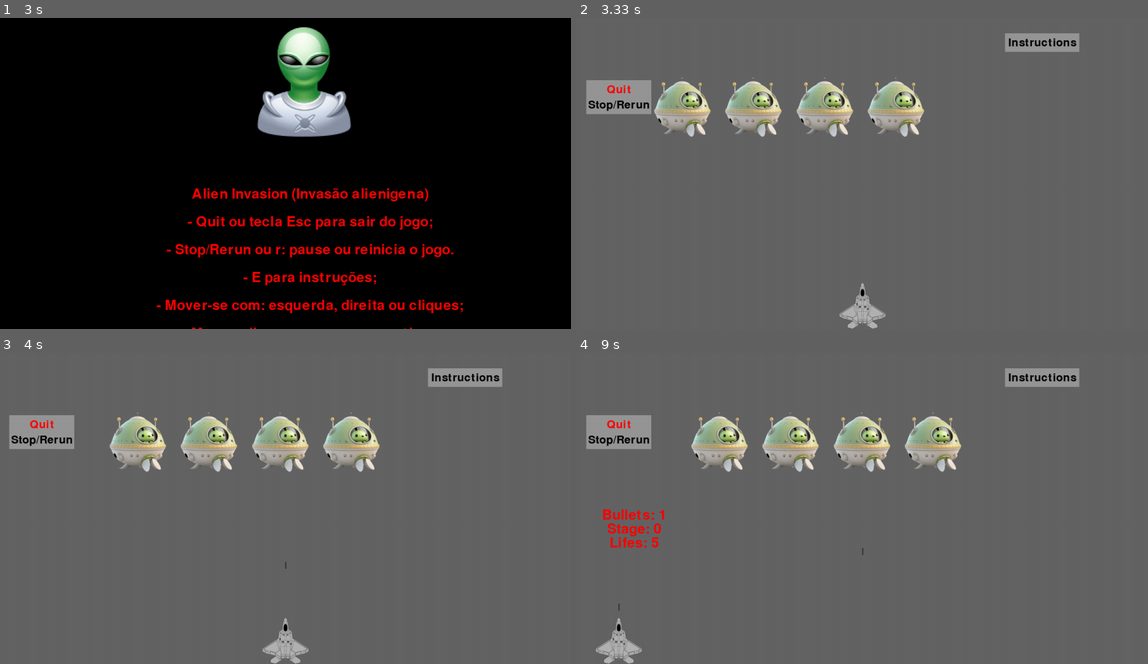
Above: before the commit, frames 1-4 (two rows, left to right).
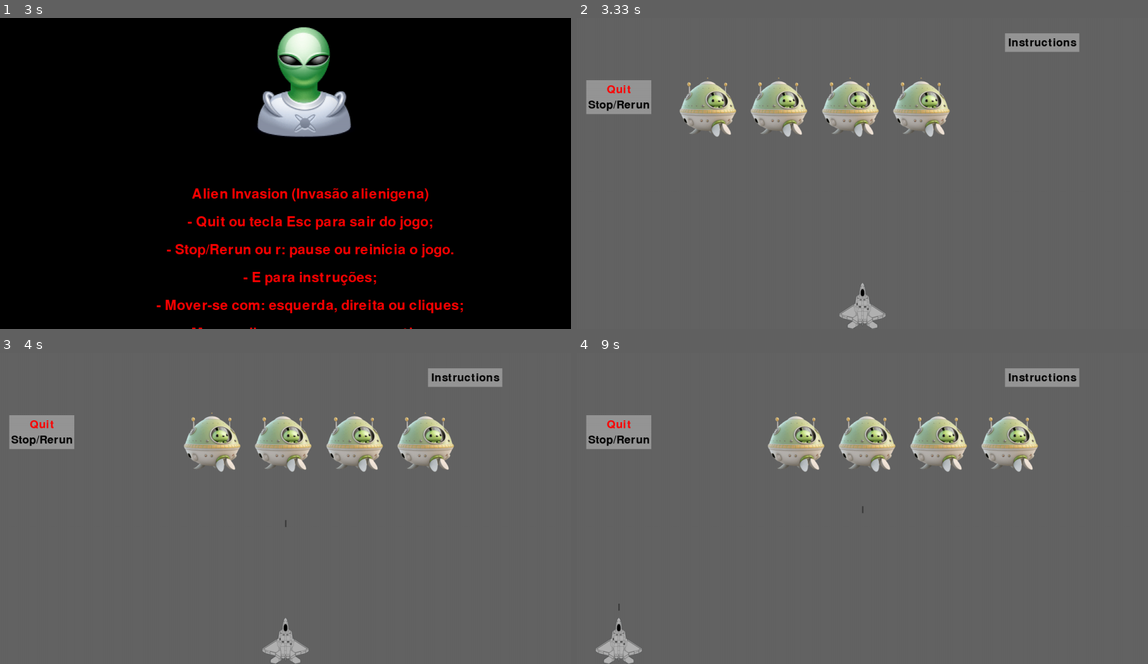
Above: after the commit, the same moments.

Repository: Louiexz/InvasaoAlien-Pygame
Game: pygame game, started from start.py
The game is run twice, just before and just after one commit, with the same random seed, the same clock (stepped at 60 frames per second) and the same inputs.
Inputs:
- Up to frame 1 (3 s): no input
- Up to frame 2 (3.33 s): no input
- Up to frame 3 (4 s): tap Space at 3.57 s; click "Stop/Rerun" at 3.95 s
- Up to frame 4 (9 s): no input

Frame 1 is identical in both runs. In frame 2, 7.0% of the frame differs, in the area x 13-66%, y 19-39%; in frame 3, 4.3%; in frame 4, 5.5%.

Commit message:
Ajustando códigos

Diff:
--- a/game_functions.py
+++ b/game_functions.py
@@ -23,25 +23,6 @@
             returns.append([image_surface, image_rect])
         GameFuncts.show_text(screen, *returns)
 
-class GameFuncts:
-    @staticmethod
-    def new_text(screen, settings, txt, image=None):
-        font = pyg.font.SysFont(None, 44)
-        lines = txt[0].split("\n")
-        text_surfaces = []
-        for line_number, line in enumerate(lines):
-            text_surface = font.render(line, True, (255, 0, 0))
-            text_rect = text_surface.get_rect()
-            text_rect.midtop = (settings.screen_width * txt[1], settings.screen_height * 0.5 + line_number * 30)
-            text_surfaces.append((text_surface, text_rect, txt[2]))
-        returns = [text_surfaces]
-        if image:
-            image_surface = pyg.image.load(image)
-            image_rect = image_surface.get_rect()
-            image_rect.midbottom = (settings.screen_width * 0.53, settings.screen_height * 0.4)
-            returns.append([image_surface, image_rect])
-        GameFuncts.show_text(screen, *returns)
-
     @staticmethod
     def show_text(screen, text_surfaces, image=None):
         rects = []
@@ -82,15 +63,16 @@
     - Mouse clique ou espaço para atirar;\n
     """
         text = [msg, 0.53, 3000]
+        GameFuncts().play_sound("8bit-music", True)
         GameFuncts.new_text(screen, settings, text, './img/alien-male.png')
 
 class GameControls:
     @staticmethod
     def reset_game(settings, aliens, bullets, character):
+        bullets.empty()
+        aliens.empty() # Remova todos os self.aliens e balas restantes
+        character.restart() # Reposicione a espaçonave
         settings.restart() # Reinicie as configurações e objetos do jogo
-        aliens.empty() # Remova todos os self.aliens e balas restantes
-        bullets.empty()
-        character.restart() # Reposicione a espaçonave
 
         settings.pause = False
 
@@ -110,20 +92,30 @@
             for bullet in bullets.sprites(): bullet.draw_bullet()
             for button in buttons: button.draw(screen)
             msg = f"Bullets: {settings.bullets_allowed - len(bullets)}\nStage: {settings.stage}\nLifes: {settings.ship_lifes}"
-            GameFuncts().new_text(screen, settings, [msg, 0.1, 10])
+            GameFuncts().new_text(screen, settings, [msg, 0.1, 1])
             # Crie uma lista de retângulos que precisam ser atualizados
             pyg.display.update(updated_rects)
 
     @staticmethod
-    def game_over(screen, settings, bullets):
+    def game_over(screen, settings, bullets, aliens, character, buttons):
         GameFuncts().play_sound("game-over-transition", "music")
         GameFuncts().play_sound("game-over-voice")
         msg = f"Game Over\nUFO destroyed: {settings.count}\nStage: {settings.stage}"
         GameFuncts().new_text(screen, settings, [msg, 0.53, 10*5], './img/Alien-Reaching.png')
-        while not settings.pause:
+        while not settings.rodando:
             for event in pyg.event.get():
                 if event.type == pyg.KEYDOWN and event.key == pyg.K_r:
-                    GameControls().handle_stop_restart(settings, bullets, aliens, character)
+                    GameControls().handle_stop_restart(settings, bullets, aliens, character, True)
+                    settings.rodando = True
+                elif event.type == pyg.QUIT or (event.type == pyg.KEYDOWN and event.key == pyg.K_ESCAPE): sys.exit()
+                # Verifique se o clique foi com o botão esquerdo do mouse
+                if event.type == pyg.MOUSEBUTTONDOWN and event.button == 1:
+                    for button in buttons:
+                        if button.rect.collidepoint(event.pos):
+                            if button.text == "Stop/Rerun":
+                                GameControls.handle_stop_restart(settings, bullets, aliens, character, True)
+                                settings.rodando = True
+                            else: sys.exit()
 
     @staticmethod
     def render_game(screen, character, bullets, aliens, buttons, settings):
@@ -139,7 +131,7 @@
     @staticmethod
     def control_frame_rate():
         clock = pyg.time.Clock()
-        clock.tick(30)
+        clock.tick(60)
 
     @staticmethod
     def main_game_loop(screen, character, bullets, aliens, settings, buttons):
@@ -194,13 +186,12 @@
             settings.bg_color = settings.espaco
         settings.stage += 1
         settings.alien_speed_factor += 2
-        settings.bullet_speed_factor -= 1
         settings.ship_speed_factor += 1
-        settings.bg_color = settings.ceu
+        if settings.bg_color != settings.espaco: settings.bg_color = settings.ceu
 
     @staticmethod
     def aliens_killed(settings):
-        GameFuncts().new_text(settings.screen, settings, ["UFO's count: " + str(settings.count), 0.8, 30])
+        GameFuncts().new_text(settings.screen, settings, ["UFO's count: " + str(settings.count), 0.8, 20])
         if settings.count % 20 == 0: AliensFuncts.nivels(settings)
 
     @staticmethod
@@ -222,177 +213,6 @@
         # Faz toda a frota descer e muda sua direção.
         for alien in aliens.sprites(): alien.rect.y += settings.fleet_drop_speed
         settings.fleet_direction *= -1
-    @staticmethod
-    def show_text(screen, text_surfaces, image=None):
-        rects = []
-        for text_surface, text_rect, time in text_surfaces:
-            screen.blit(text_surface, text_rect)
-            rects.append(text_rect)
-        if image:
-            screen.blit(image[0], image[1])
-            rects.append(image[1])
-        pyg.display.update(rects)
-        pyg.time.delay(time)
-
-    @staticmethod
-    def play_sound(sound):
-        som = pyg.mixer.Sound("sound/" + sound + ".mp3")
-        som.play()
-
-    @staticmethod
-    def shoot(character, bullets, settings):
-        character.moving_left = character.moving_right = False
-        if len(bullets) < settings.bullets_allowed:
-            GameFuncts.play_sound("shoot")
-            new_bullet = Bullet(settings, settings.screen, character)
-            bullets.add(new_bullet)
-
-    @staticmethod
-    def show_settings(screen, settings):
-        msg = """
-    Alien Invasion (Invasão alienigena)\n
-    - Quit ou tecla Esc para sair do jogo;\n
-    - Stop/Rerun ou r: pause ou reinicia o jogo.\n
-    - E para instruções;\n
-    - Mover-se com: esquerda, direita ou cliques;\n
-    - Mouse clique ou espaço para atirar;\n
-    """
-        text = [msg, 0.53, 3000]
-        GameFuncts.new_text(screen, settings, text, './img/alien-male.png')
-
-class GameControls:
-    @staticmethod
-    def reset_game(settings, aliens, bullets, character):
-        settings.restart() # Reinicie as configurações e objetos do jogo
-        aliens.empty() # Remova todos os self.aliens e balas restantes
-        bullets.empty()
-        character.restart() # Reposicione a espaçonave
-
-        settings.pause = False
-
-    @staticmethod
-    def handle_stop_restart(settings, bullets, aliens, character, pause=False):
-        if pause: GameControls.reset_game(settings, aliens, bullets, character)
-        else: pyg.time.delay(5000)
-
-    @staticmethod
-    def update_screen(screen, character, bullets, aliens, settings, buttons):
-        if not settings.pause:
-            screen.fill(settings.bg_color)
-            character.blitme()
-            aliens.draw(screen)
-            updated_rects = []
-            for alien in aliens.sprites(): updated_rects.append(alien.rect)
-            for bullet in bullets.sprites(): bullet.draw_bullet()
-            for button in buttons: button.draw(screen)
-            msg = f"Bullets: {settings.bullets_allowed - len(bullets)}\nStage: {settings.stage}\nLifes: {settings.ship_lifes}"
-            GameFuncts().new_text(screen, settings, [msg, 0.1, 10])
-            # Crie uma lista de retângulos que precisam ser atualizados
-            pyg.display.update(updated_rects)
-
-    @staticmethod
-    def game_over(screen, settings, bullets):
-        msg = f"Game Over\nUFO destroyed: {settings.count}\nStage: {settings.stage}"
-        GameFuncts().new_text(screen, settings, [msg, 0.53, 10*5], './img/Alien-Reaching.png')
-        while not settings.pause:
-            if event.type == pyg.KEYDOWN and event.key == pyg.K_r:
-                GameControls().handle_stop_restart(settings, bullets, aliens, character)
-
-    @staticmethod
-    def render_game(screen, character, bullets, aliens, buttons, settings):
-        screen.fill(settings.bg_color)
-        character.blitme()
-        aliens.draw(screen)
-
-        for bullet in bullets.sprites(): bullet.draw_bullet()
-        for button in buttons: button.draw(screen)
-
-        pyg.display.flip()
-
-    @staticmethod
-    def control_frame_rate():
-        clock = pyg.time.Clock()
-        clock.tick(30)
-
-    @staticmethod
-    def main_game_loop(screen, character, bullets, aliens, settings, buttons):
-        GameFuncts().show_settings(screen, settings)
-
-        while settings.rodando:
-            GameControls.update_screen(screen, character, bullets, aliens, settings, buttons)
-            GameControls.render_game(screen, character, bullets, aliens, buttons, settings)
-            GameControls.control_frame_rate()
-
-
-class InputControls():
-    @staticmethod
-    def handle_keyboard_events(event, character, bullets, settings, aliens):
-        if event.key == pyg.K_RIGHT: character.moving_right = True
-        elif event.key == pyg.K_LEFT: character.moving_left = True
-        elif event.key == pyg.K_SPACE: GameFuncts().shoot(character, bullets, settings)
-        elif event.key == pyg.K_r: GameControls.handle_stop_restart(settings, bullets, aliens, character)
-
-    @staticmethod
-    def _process_mouse_input(event, character, settings, bullets):
-        mouse_pos = pyg.mouse.get_pos()
-        character.rect.centerx = character.center = mouse_pos[0]
-        GameFuncts().shoot(character, bullets, settings)
-
-    @staticmethod
-    def handle_mouse_events(event, character, settings, bullets):
-        if event.type == pyg.MOUSEBUTTONDOWN: InputControls._process_mouse_input(event, character, settings, bullets)
-
-    @staticmethod
-    def handle_input(screen, character, bullets, settings, aliens, buttons):
-        for event in pyg.event.get():
-            if event.type == pyg.QUIT or (event.type == pyg.KEYDOWN and event.key == pyg.K_ESCAPE): sys.exit()
-            elif event.type == pyg.KEYDOWN: InputControls.handle_keyboard_events(event, character, bullets, settings, aliens)
-            elif event.type == pyg.MOUSEBUTTONDOWN: InputControls.handle_mouse_events(event, character, settings, bullets)
-            if event.type == pyg.MOUSEBUTTONDOWN and event.button == 1:  # Verifique se o clique foi com o botão esquerdo do mouse
-                for button in buttons:
-                    if button.rect.collidepoint(event.pos):
-                        if button.text == "Stop/Rerun": GameControls.handle_stop_restart(settings, bullets, aliens, character)
-                        elif button.text == "Instructions": GameFuncts().show_settings(screen, settings)
-                        else: sys.exit()
-
-class AliensFuncts:
-    @staticmethod
-    def nivels(settings):
-        if settings.count % 100 == 0:
-            settings.bullets_allowed += 2
-            settings.ship_speed_factor += 5
-            settings.alien_speed_factor += 5
-            settings.bg_color = settings.espaco
-        settings.stage += 1
-        settings.alien_speed_factor += 2
-        settings.bullet_speed_factor -= 1
-        settings.ship_speed_factor += 1
-        settings.bg_color = settings.ceu
-
-    @staticmethod
-    def aliens_killed(settings):
-        GameFuncts().new_text(settings.screen, settings, ["UFO's count: " + str(settings.count), 0.8, 30])
-        if settings.count % 20 == 0: AliensFuncts.nivels(settings)
-
-    @staticmethod
-    def check_bullet_alien_collisions(bullets, aliens, settings):
-        """Respond to bullet-alien collisions."""
-        # Remove any bullets and aliens that have collided
-        collisions = pyg.sprite.groupcollide(bullets, aliens, True, True)
-        if collisions:
-            for aliens in collisions.values():
-                # each value is a list of aliens that were hit by the same bullet
-                for alien in aliens:
-                    alien.kill()
-                    GameFuncts().play_sound("collision")
-                    settings.count += 1
-                    AliensFuncts.aliens_killed(settings)
-
-    @staticmethod
-    def change_fleet_direction(aliens, settings):
-        # Faz toda a frota descer e muda sua direção.
-        for alien in aliens.sprites(): alien.rect.y += settings.fleet_drop_speed
-        settings.fleet_direction *= -1
 
     @staticmethod
     def check_fleet_edges(aliens, settings):
@@ -400,32 +220,21 @@
             if alien.check_edges():
                 AliensFuncts.change_fleet_direction(aliens, settings)
                 break
-    @staticmethod
-    def check_fleet_edges(aliens, settings):
-        for alien in aliens.sprites():
-            if alien.check_edges():
-                AliensFuncts.change_fleet_direction(aliens, settings)
-                break
 
     @staticmethod
     def update_aliens(aliens, screen, bullets, settings):
         AliensFuncts.check_fleet_edges(aliens, settings)
         aliens.update()
         aliens.draw(screen)
-    @staticmethod
-    def update_aliens(aliens, screen, bullets, settings):
-        AliensFuncts.check_fleet_edges(aliens, settings)
-        aliens.update()
-        aliens.draw(screen)
-
-    @staticmethod
-    def handle_game_logic(screen, character, bullets, aliens, settings):
+
+    @staticmethod
+    def handle_game_logic(screen, character, bullets, aliens, settings, buttons):
         AliensFuncts.update_aliens(aliens, screen, bullets, settings)
         AliensFuncts.check_bullet_alien_collisions(bullets, aliens, settings)
-        AliensFuncts.check_aliens_bottom(screen, character, settings, aliens, bullets)
-
-    @staticmethod
-    def check_aliens_bottom(screen, character, settings, aliens, bullets):
+        AliensFuncts.check_aliens_bottom(screen, character, settings, aliens, bullets, buttons)
+
+    @staticmethod
+    def check_aliens_bottom(screen, character, settings, aliens, bullets, buttons):
         # Verifica se algum alienígena alcançou a parte inferior da tela.
         screen_rect = screen.get_rect()
 
@@ -435,7 +244,9 @@
                 aliens.empty()
                 settings.ship_lifes -= 1
                 GameFuncts().play_sound("negative-beeps")
-                if settings.ship_lifes < 1: GameControls().game_over(screen, settings, bullets)
+                if settings.ship_lifes < 1:
+                    settings.rodando = False
+                    GameControls().game_over(screen, settings, bullets, aliens, character, buttons)
 
     @staticmethod
     def get_random_aliens():
@@ -453,51 +264,12 @@
         alien.x = alien_width + 1.2 * alien_width * alien_number
         alien.rect.x = alien.x
         aliens.add(alien)
-    @staticmethod
-    def handle_game_logic(screen, character, bullets, aliens, settings):
-        AliensFuncts.update_aliens(aliens, screen, bullets, settings)
-        AliensFuncts.check_bullet_alien_collisions(bullets, aliens, settings)
-        AliensFuncts.check_aliens_bottom(screen, character, settings, aliens, bullets)
-
-    @staticmethod
-    def check_aliens_bottom(screen, character, settings, aliens, bullets):
-        # Verifica se algum alienígena alcançou a parte inferior da tela.
-        screen_rect = screen.get_rect()
-
-        # Check for aliens hitting the bottom of the screen
-        for alien in aliens.sprites():
-            if alien.rect.bottom >= character.rect.top - 20:
-                aliens.empty()
-                settings.ship_lifes -= 1
-                if settings.ship_lifes < 1: GameControls().game_over(screen, settings, bullets, True)
-
-    @staticmethod
-    def get_random_aliens():
-        # Gera um índice aleatório usando os.urandom
-        archives = os.listdir('./img/aliens')
-        random = int.from_bytes(os.urandom(4), byteorder='big') % len(archives)
-
-        return archives[random]
-
-    @staticmethod
-    def create_alien(alien_width, alien_number, screen, settings, aliens, alien_image):
-        """Create an alien and place it in the row."""
-        alien = Alien(screen, settings, alien_image)
-        alien_width = alien.rect.width
-        alien.x = alien_width + 1.2 * alien_width * alien_number
-        alien.rect.x = alien.x
-        aliens.add(alien)
 
     @staticmethod
     def get_number_aliens_x(alien_width, settings):
         available_space_x = settings.screen_width - 2 * alien_width
         number_aliens_x = int(available_space_x / (2 * alien_width))
         return number_aliens_x
-    @staticmethod
-    def get_number_aliens_x(alien_width, settings):
-        available_space_x = settings.screen_width - 2 * alien_width
-        number_aliens_x = int(available_space_x / (2 * alien_width))
-        return number_aliens_x
 
     @staticmethod
     def create_fleet(screen, settings, aliens, alien_image):
@@ -506,7 +278,6 @@
         number = AliensFuncts.get_number_aliens_x(alien_width, settings)
 
         for alien_number in range(number + 1): AliensFuncts.create_alien(alien_width, alien_number, screen, settings, aliens, alien_image)
-
 
 class BulletFuncts:
     @staticmethod
@@ -523,48 +294,14 @@
         GameFuncts().show_settings(screen, settings)
         GameFuncts().play_sound("8bit-music", True)
 
-        while settings.rodando:
+        while True:
             InputControls().handle_input(screen, character, bullets, settings, aliens, buttons)
             character.update()
             BulletFuncts().update_bullets(bullets, aliens, settings)
-            AliensFuncts().handle_game_logic(screen, character, bullets, aliens, settings)
+            AliensFuncts().handle_game_logic(screen, character, bullets, aliens, settings, buttons)
 
             if not aliens.sprites(): AliensFuncts().create_fleet(screen, settings, aliens, AliensFuncts().get_random_aliens())
 
             GameControls().update_screen(screen, character, bullets, aliens, settings, buttons)
             GameControls().render_game(screen, character, bullets, aliens, buttons, settings)
             GameControls().control_frame_rate()
-    @staticmethod
-    def create_fleet(screen, settings, aliens, alien_image):
-        alien = Alien(screen, settings, alien_image)
-        alien_width = alien.rect.width
-        number = AliensFuncts.get_number_aliens_x(alien_width, settings)
-
-        for alien_number in range(number + 1): AliensFuncts.create_alien(alien_width, alien_number, screen, settings, aliens, alien_image)
-
-
-class BulletFuncts:
-    @staticmethod
-    def update_bullets(bullets, aliens, settings):
-        bullets.update()
-        for bullet in bullets.copy():
-            if bullet.rect.bottom <= 0:
-                bullets.remove(bullet)
-                AliensFuncts().check_bullet_alien_collisions(bullets, aliens, settings)
-
-class GameLoopManager:
-    @staticmethod
-    def run_game_loop(screen, character, bullets, settings, aliens, buttons):
-        GameFuncts().show_settings(screen, settings)
-
-        while settings.rodando:
-            InputControls().handle_input(screen, character, bullets, settings, aliens, buttons)
-            character.update()
-            BulletFuncts().update_bullets(bullets, aliens, settings)
-            AliensFuncts().handle_game_logic(screen, character, bullets, aliens, settings)
-
-            if not aliens.sprites(): AliensFuncts().create_fleet(screen, settings, aliens, AliensFuncts().get_random_aliens())
-
-            GameControls().update_screen(screen, character, bullets, aliens, settings, buttons)
-            GameControls().render_game(screen, character, bullets, aliens, buttons, settings)
-            GameControls().control_frame_rate()
--- a/settings.py
+++ b/settings.py
@@ -8,14 +8,14 @@
 		self.screen_height = screen_height
 		self.bg_color = (100, 100, 100)
 		self.espaco = (0, 0, 33)
-		self.ceu= (135, 206, 235)
+		self.ceu = (135, 206, 235)
 		# Levels
 		self.stage = 0
 		# Configurações dos projéteis
 		self.bullet_width = 3
 		self.bullet_height = 15
 		self.bullet_color = 60, 60, 60
-		self.bullet_speed_factor = 15
+		self.bullet_speed_factor = 10
 		self.bullets_allowed = 3
 		# Configurações da espaçonave
 		self.ship_speed_factor = 3
@@ -33,14 +33,17 @@
 		button3_rect = [20, screen_height * 0.25, 140, 40, (0, 0, 0), "Stop/Rerun"]
 
 		self.buttons = [button1_rect, button2_rect, button3_rect]
-
 		# Loop
 		self.pause = False
 		self.rodando = True
 
-	def restart():
-		self.alien_speed_factor = 1
+	def restart(self):
+		self.bg_color = (100, 100, 100)
+		self.alien_speed_factor = 5
 		self.bullets_allowed = 3
-		self.bg_color = True
-		self.fleet_drop_speed = 40
-		self.ship_speed_factor = 5
+		self.bullet_speed_factor = 15
+		self.fleet_drop_speed = 50
+		self.ship_speed_factor = 3
+		self.stage = 0
+		self.count = 0
+		self.ship_lifes = 5
Not shown, changed: requirements.txt
